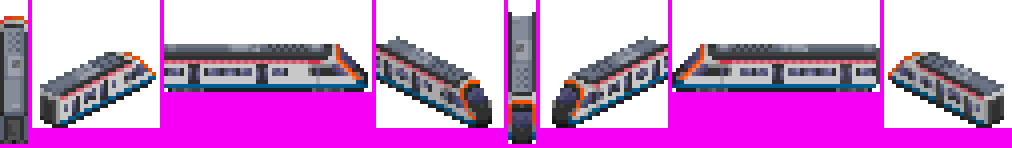
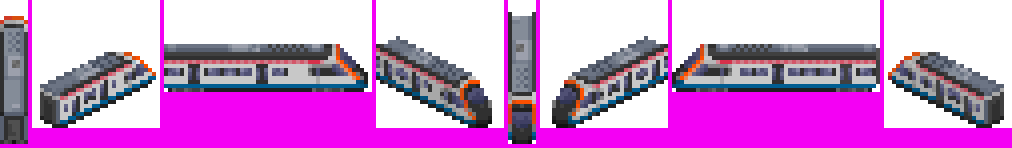
Comparing the layer stacks of the two w=1012, h=148 images. Changes:
painted on "base mockUp" over 40, 88, 1004, 124
